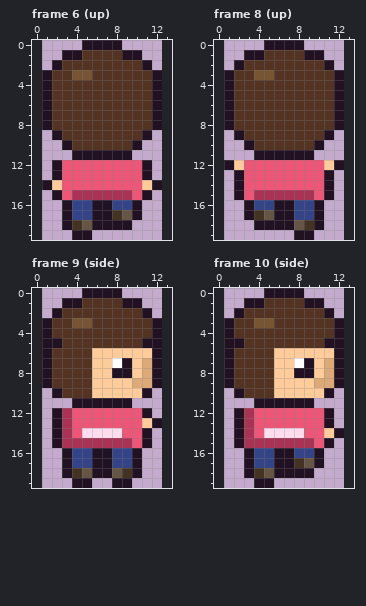
A pixel-art file gets an edit: games/picomon/art/hero.aseprite. This is how it looked before the edit.
12x20 pixels, 12 frames. Shown: frame 6 (up), frame 8 (up), frame 9 (side), frame 10 (side). The old version is drawn lined up with the new one, on the new canvas. The commit also changed other frames, which this record leaves out.
After:
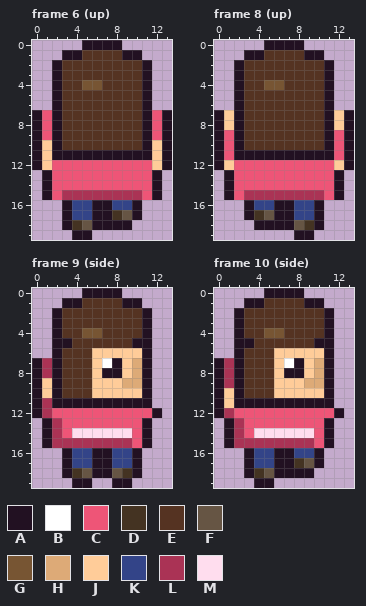
Palette (. is transparent): A #221122  B #ffffff  C #ee5577  D #443322  E #553322  F #665544  G #775533  H #ddaa77  J #ffcc99  K #334488  L #aa3355  M #ffddee
The edit:
canvas 12x20 -> 14x20, the old top-left corner now at 1,0
Changed rows in their new state; - is an unchanged pixel.
Frame 6 (up):
first column x 0:
 3 -.A-EE-----A.-
 4 -.A--GG----A.-
 5 -.A--------A.-
 6 -.A--------A.-
 7 ACA--------ACA
 8 ACA--------ACA
 9 AC----------CA
10 AJAE------EAJA
11 AJAA------AAJA
12 AJC--------CJA
13 -AC--------CA-
14 --C--------C--
15 -ACL------LCA-
Frame 8 (up):
first column x 0:
 3 -.A-EE-----A.-
 4 -.A--GG----A.-
 5 -.A--------A.-
 6 -.A--------A.-
 7 AJA--------AJA
 8 AJA--------AJA
 9 AC----------CA
10 ACAE------EACA
11 ACAA------AACA
12 AJC--------CJA
13 -AC--------CA-
14 -AC--------CA-
15 -ACL------LCA-
Frame 9 (side):
first column x 0:
 3 -.A-EE-----A.
 4 -.A--GG----A.
 5 -.-A------A-.
 6 -.A--------A.
 7 ALA----BAJHA.
 8 ALA----A-JHA.
 9 AJA------H-A.
10 AJ-----------
11 ALAA------AA-
12 ALCC-------CA
13 -ALC-------A.
14 -ALCM----M---
15 -AL----------
Frame 10 (side):
first column x 0:
 3 -.A-EE-----A.
 4 -.A--GG----A.
 5 -.-A------A-.
 6 -.A--------A.
 7 ALA----BAJHA.
 8 ALA----A-JHA.
 9 ALA------H-A.
10 AJ-----------
11 AJAA------AA-
12 ALCC-------CA
13 -ALC---------
14 -ALCM----M-A.
15 -AL----------
